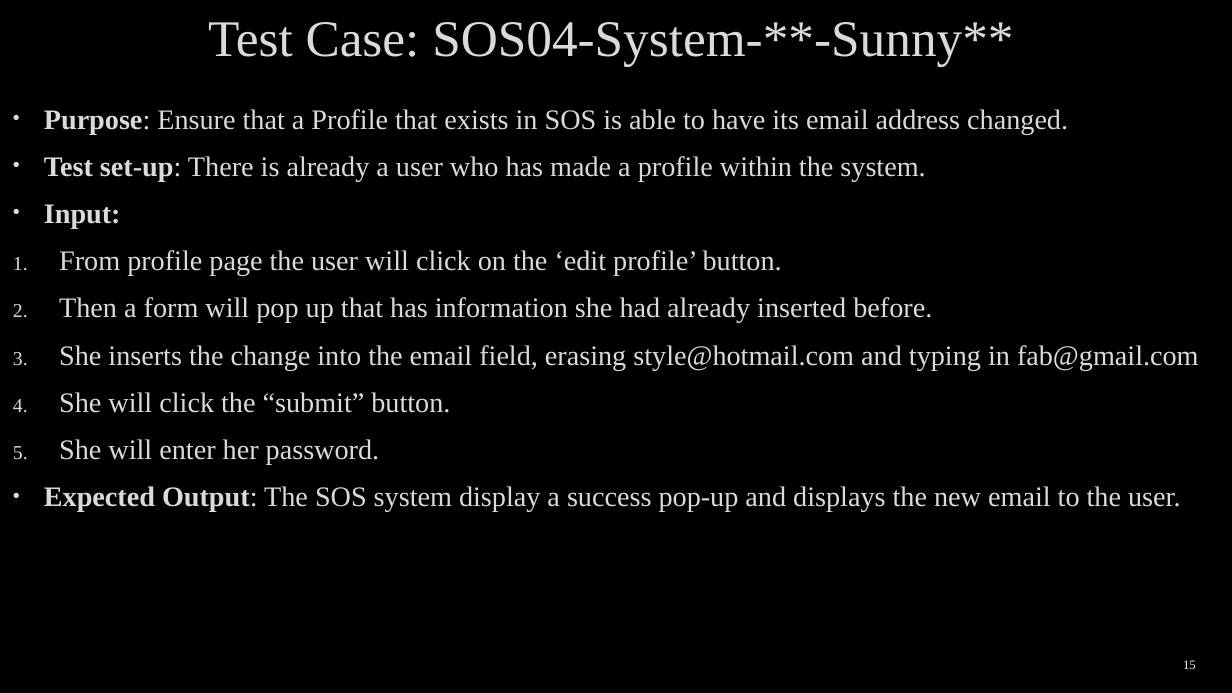
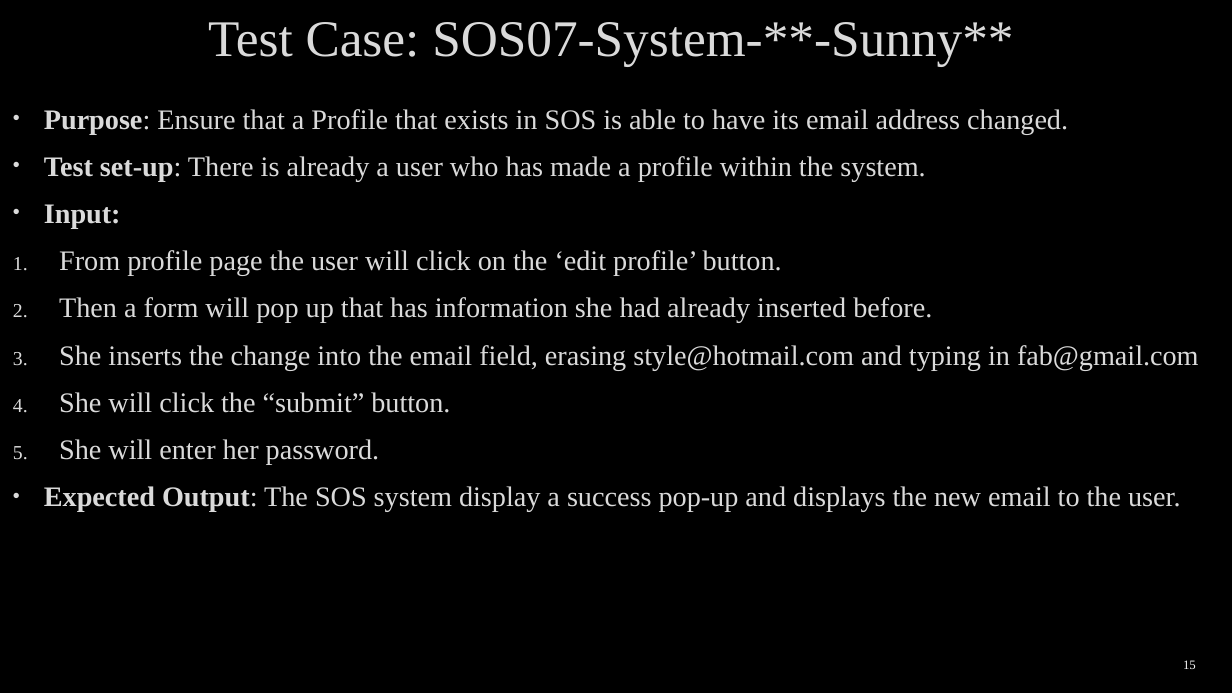
Before and after one commit to arocho032/CEN4010-Team-5, a slide deck: slide 15 of specifications/deliv3/SOS Deliverable Final Presentation.pptx. Drawn at 1232x693 pixels with LibreOffice and Linux fonts; fonts in the diff are those of the drawing. Boxes give left, top, right and bottom in pixels: in the first picture for what was removed or moved away, otherwise in the second. Text is boxed around its words. In the diff, an @@ line names an element or a change of style, - is before the commit and + after.

```diff
--- a/specifications/deliv3/SOS Deliverable Final Presentation.pptx
+++ b/specifications/deliv3/SOS Deliverable Final Presentation.pptx
@@ title at [208,22,1013,66]: text changed @@
-Test Case: SOS04-System-**-Sunny**
+Test Case: SOS07-System-**-Sunny**
```
Also in this commit, not shown: 2 other slides changed, 1 slide added, 1 slide removed.
